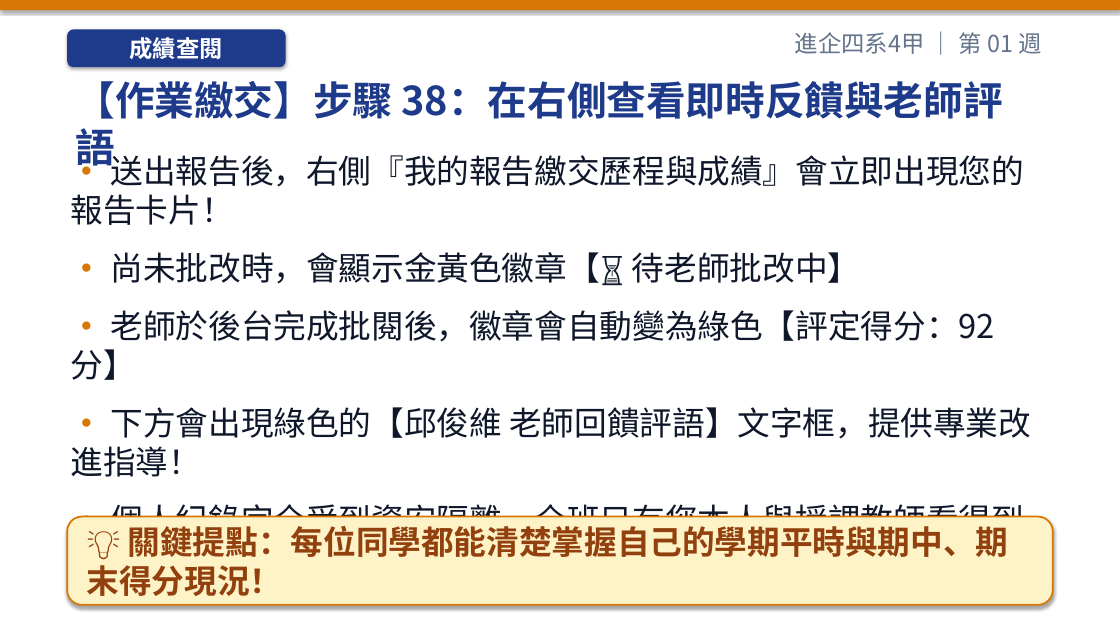
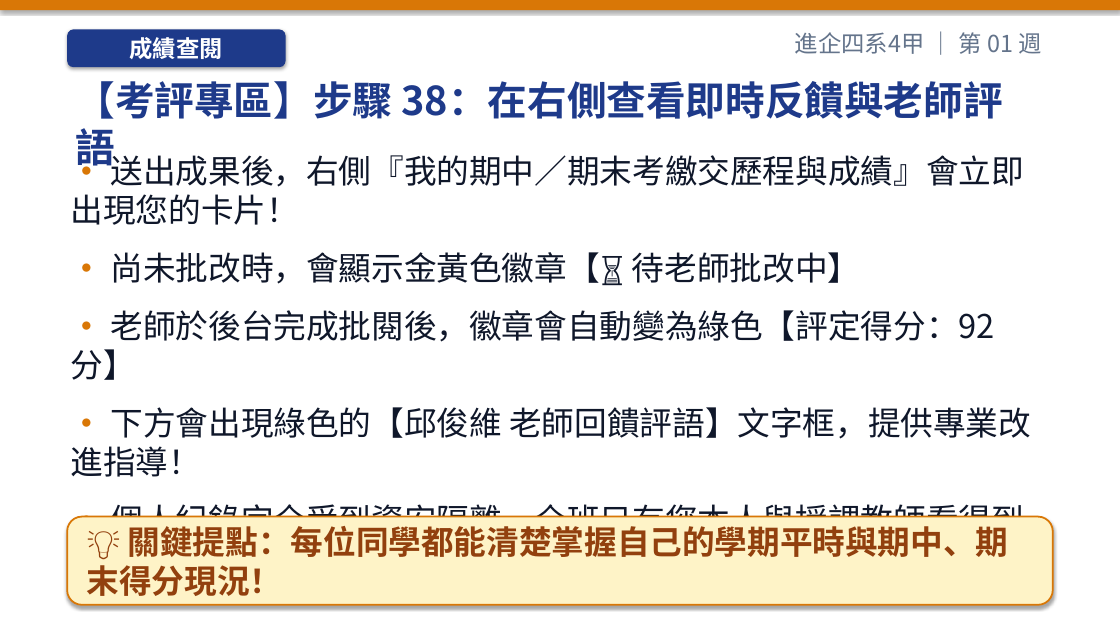
Before and after one commit to h12s12bs/vnu-enterprise-resource-planning, a slide deck: slide 56 of 01_每週教學簡報_PPT/ERP_第01週_課程導論、ERP_概念演進與數位轉型.pptx. Drawn at 1120x630 pixels with LibreOffice and Linux fonts; fonts in the diff are those of the drawing. Boxes give left, top, right and bottom in pixels: in the first picture for what was removed or moved away, otherwise in the second. Text is boxed around its words. In the diff, an @@ line names an element or a change of style, - is before the commit and + after.

Commit message:
feat: rename assessment to 期中考 and 期末考, refine W1 setup pacing, and add W18 GitHub Pages showcase

```diff
--- a/01_每週教學簡報_PPT/ERP_第01週_課程導論、ERP_概念演進與數位轉型.pptx
+++ b/01_每週教學簡報_PPT/ERP_第01週_課程導論、ERP_概念演進與數位轉型.pptx
@@ text at bbox=[75, 81, 1002, 119]: text changed @@
-【作業繳交】步驟 38：在右側查看即時反饋與老師評語
+【考評專區】步驟 38：在右側查看即時反饋與老師評語
@@ text at bbox=[71, 151, 1024, 225]: text changed @@
-• 送出報告後，右側『我的報告繳交歷程與成績』會立即出現您的報告卡片！
+• 送出成果後，右側『我的期中／期末考繳交歷程與成績』會立即出現您的卡片！
```
Also in this commit, not shown: 12 other slides changed, 46 other files.
